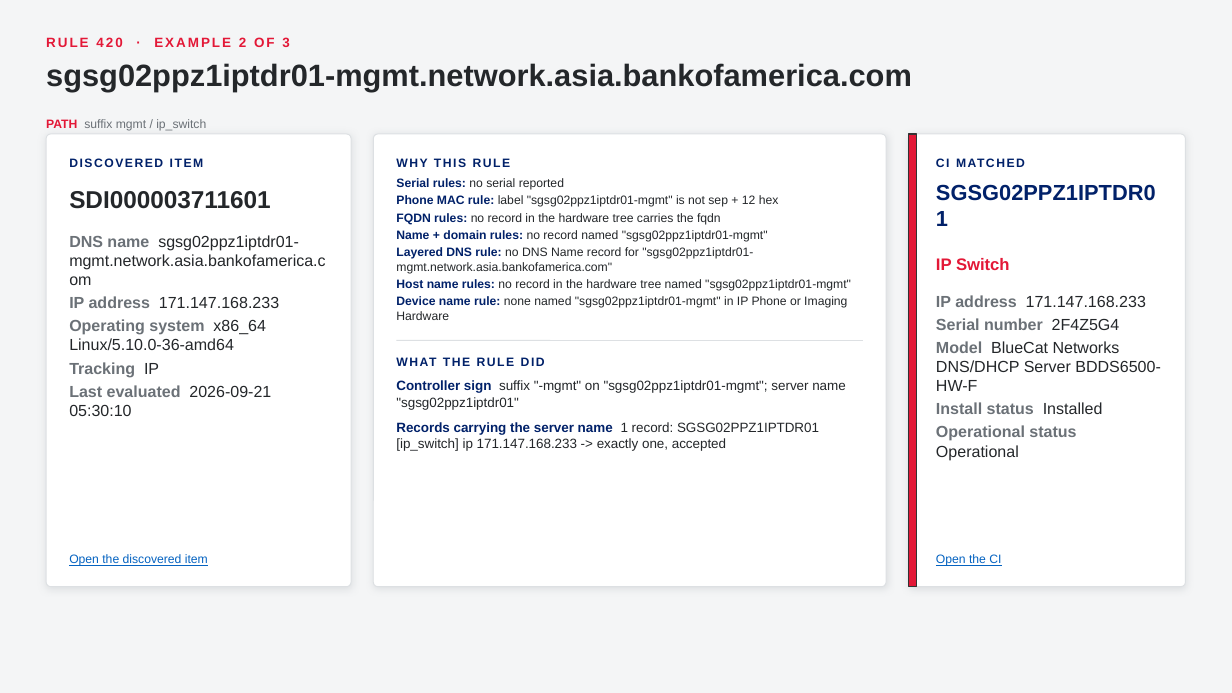
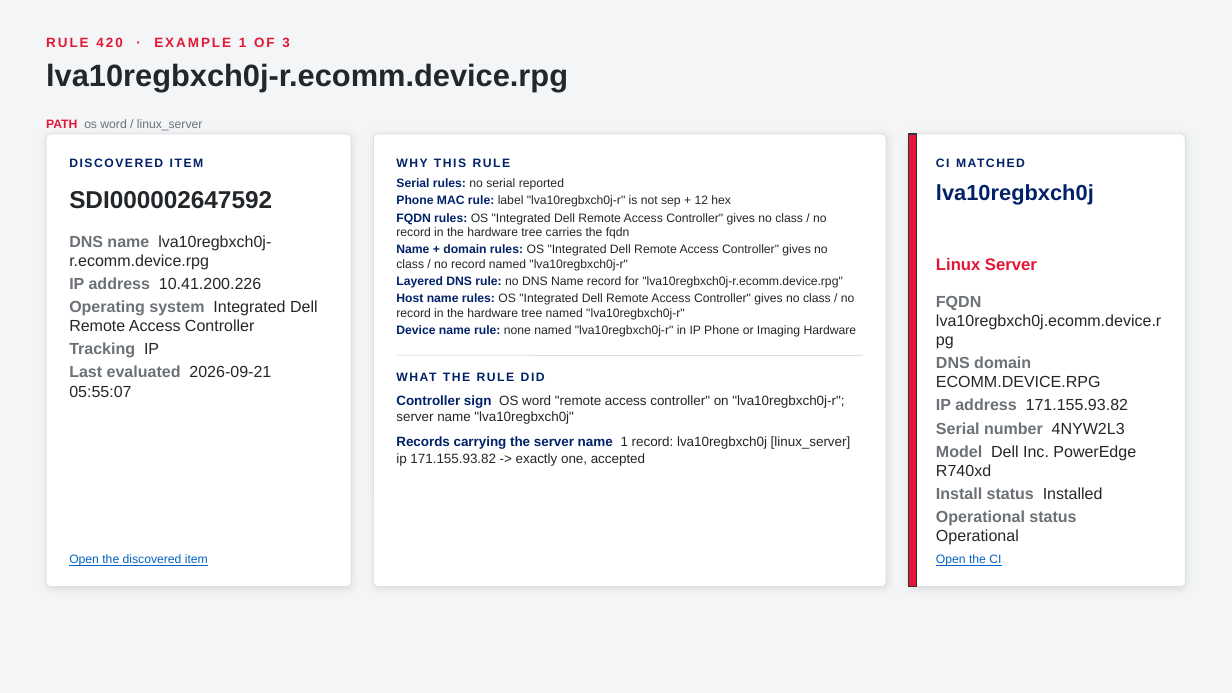
Before and after one commit to singhmihir/py, a slide deck: slide 50 of stories/qualys-ci-lookup-rules/Qualys CI Lookup Rules - CMDB Team Demo.pptx (slide 51 before the commit). Drawn at 1232x693 pixels with LibreOffice and Linux fonts; fonts in the diff are those of the drawing. Boxes give left, top, right and bottom in pixels: in the first picture for what was removed or moved away, otherwise in the second. Text is boxed around its words. In the diff, an @@ line names an element or a change of style, - is before the commit and + after.

```diff
--- a/stories/qualys-ci-lookup-rules/Qualys CI Lookup Rules - CMDB Team Demo.pptx
+++ b/stories/qualys-ci-lookup-rules/Qualys CI Lookup Rules - CMDB Team Demo.pptx
@@ text at [46, 37, 289, 47]: text changed @@
-RULE 420 · EXAMPLE 2 OF 3
+RULE 420 · EXAMPLE 1 OF 3
@@ text at [46, 63, 568, 91]: text changed @@
-sgsg02ppz1iptdr01-mgmt.network.asia.bankofamerica.com
+lva10regbxch0j-r.ecomm.device.rpg
@@ text at [46, 119, 203, 131]: text changed @@
-PATH suffix mgmt / ip_switch
+PATH os word / linux_server
@@ text at [69, 191, 272, 209]: text changed @@
-SDI000003711601
+SDI000002647592
@@ text at [396, 195, 857, 337]: text changed @@
-• Phone MAC rule: label "sgsg02ppz1iptdr01-mgmt" is not sep + 12 hex
-• FQDN rules: no record in the hardware tree carries the fqdn
-• Name + domain rules: no record named "sgsg02ppz1iptdr01-mgmt"
-• Layered DNS rule: no DNS Name record for "sgsg02ppz1iptdr01-mgmt.network.asia.bankofamerica.com"
-• Host name rules: no record in the hardware tree named "sgsg02ppz1iptdr01-mgmt"
-• Device name rule: none named "sgsg02ppz1iptdr01-mgmt" in IP Phone or Imaging Hardware
+• Phone MAC rule: label "lva10regbxch0j-r" is not sep + 12 hex
+• FQDN rules: OS "Integrated Dell Remote Access Controller" gives no class / no record in the hardware tree carries the fqdn
+• Name + domain rules: OS "Integrated Dell Remote Access Controller" gives no class / no record named "lva10regbxch0j-r"
+• Layered DNS rule: no DNS Name record for "lva10regbxch0j-r.ecomm.device.rpg"
+• Host name rules: OS "Integrated Dell Remote Access Controller" gives no class / no record in the hardware tree named "lva10regbxch0j-r"
+• Device name rule: none named "lva10regbxch0j-r" in IP Phone or Imaging Hardware
@@ text at [936, 184, 1094, 204]: text changed @@
-SGSG02PPZ1IPTDR01
+lva10regbxch0j
@@ text at [69, 235, 318, 331]: text changed @@
-DNS name sgsg02ppz1iptdr01-mgmt.network.asia.bankofamerica.com
-IP address 171.147.168.233
-Operating system x86_64 Linux/5.10.0-36-amd64
+DNS name lva10regbxch0j-r.ecomm.device.rpg
+IP address 10.41.200.226
+Operating system Integrated Dell Remote Access Controller
@@ text at [936, 258, 1037, 270]: text changed @@
-IP Switch
+Linux Server
@@ text at [936, 296, 1161, 476]: text changed @@
-IP address 171.147.168.233
-Serial number 2F4Z5G4
-Model BlueCat Networks DNS/DHCP Server BDDS6500-HW-F
+FQDN lva10regbxch0j.ecomm.device.rpg
+DNS domain ECOMM.DEVICE.RPG
+IP address 171.155.93.82
+Serial number 4NYW2L3
+Model Dell Inc. PowerEdge R740xd
@@ line moved from (396, 341) - (863, 341) to (396, 356) - (863, 356) @@
@@ text at [69, 365, 271, 397]: text changed @@
-Last evaluated 2026-09-21 05:30:10
+Last evaluated 2026-09-21 05:55:07
@@ text "WHAT THE RULE DID": place and size @@
-text "WHAT THE RULE DID" at [396, 350, 863, 374]
+text "WHAT THE RULE DID" at [396, 364, 863, 388]
@@ text at [396, 395, 851, 466]: text changed @@
-1. Controller sign suffix "-mgmt" on "sgsg02ppz1iptdr01-mgmt"; server name "sgsg02ppz1iptdr01"
-2. Records carrying the server name 1 record: SGSG02PPZ1IPTDR01 [ip_switch] ip 171.147.168.233 -> exactly one, accepted
+1. Controller sign OS word "remote access controller" on "lva10regbxch0j-r"; server name "lva10regbxch0j"
+2. Records carrying the server name 1 record: lva10regbxch0j [linux_server] ip 171.155.93.82 -> exactly one, accepted
```
Also in this commit, not shown: 50 other slides changed, 4 slides added, 1 slide removed, 5 other files.
